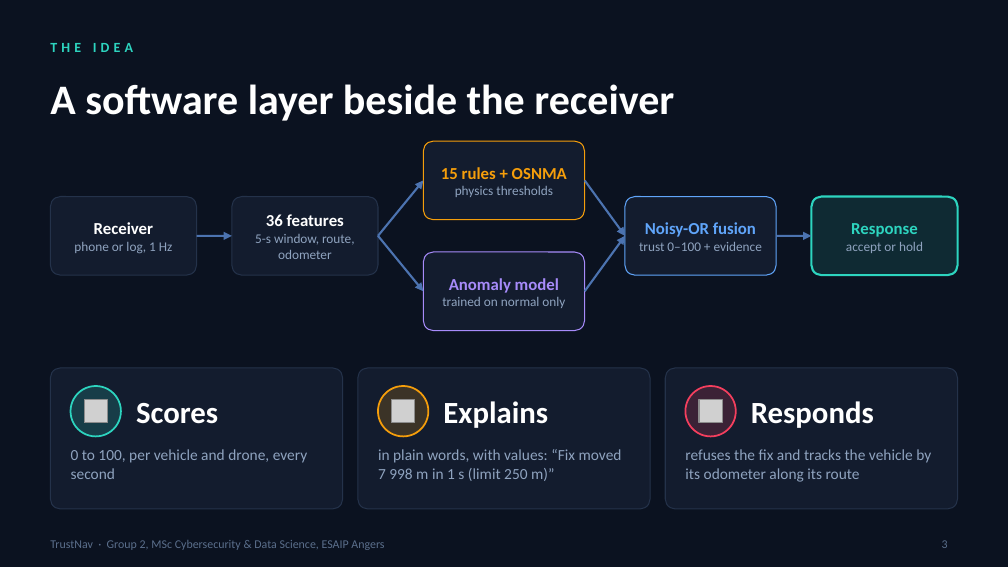
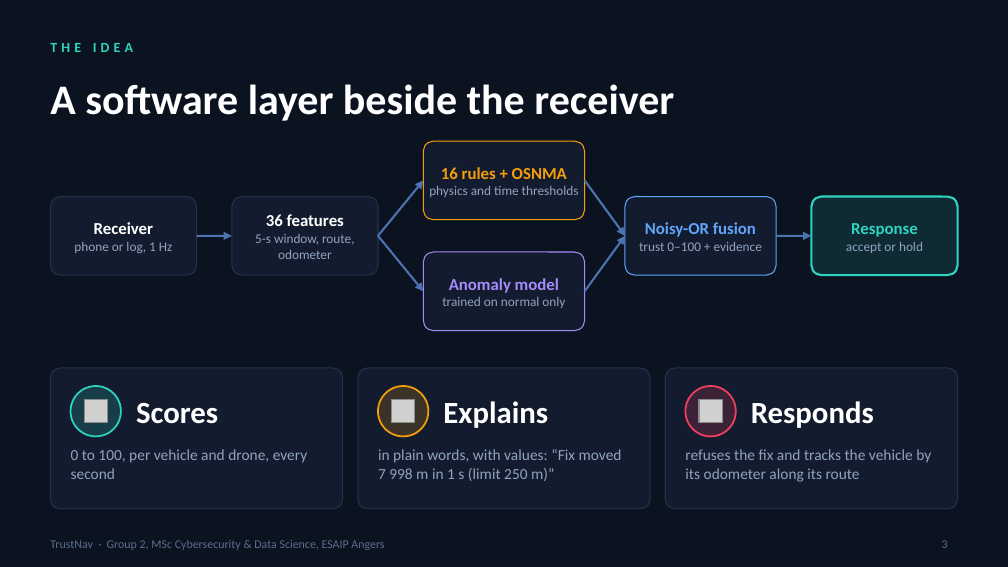
Before and after one commit to domail2karandeshmukh-cyber/trustnav, a slide deck: slide 3 of presentation/TrustNav_oral_deck.pptx. Drawn at 1008x567 pixels with LibreOffice and Linux fonts; fonts in the diff are those of the drawing; grey boxes stand for pictures. Boxes give left, top, right and bottom in pixels: in the first picture for what was removed or moved away, otherwise in the second. Text is boxed around its words. In the diff, an @@ line names an element or a change of style, - is before the commit and + after.

```diff
--- a/presentation/TrustNav_oral_deck.pptx
+++ b/presentation/TrustNav_oral_deck.pptx
@@ text at (429, 167, 579, 197): text changed @@
-15 rules + OSNMA
-physics thresholds
+16 rules + OSNMA
+physics and time thresholds
```
Also in this commit, not shown: 4 other slides changed, 53 other files.
